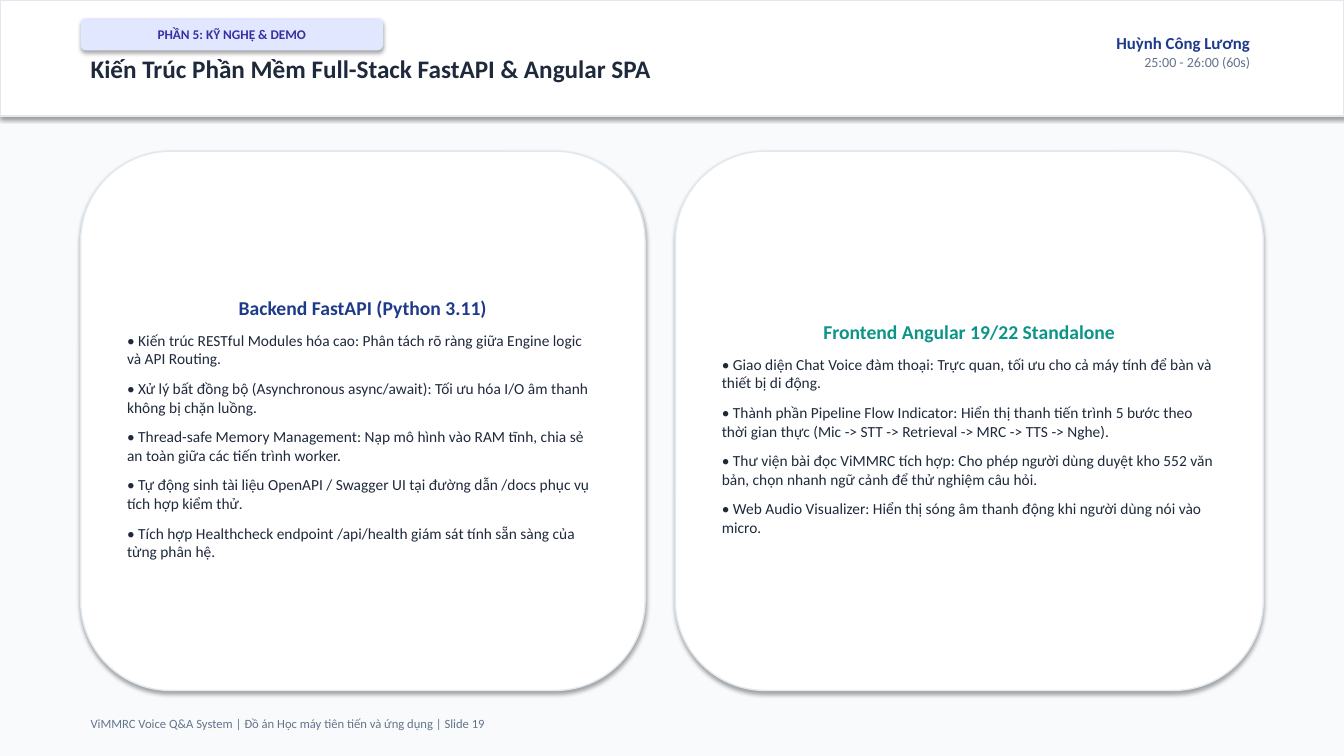
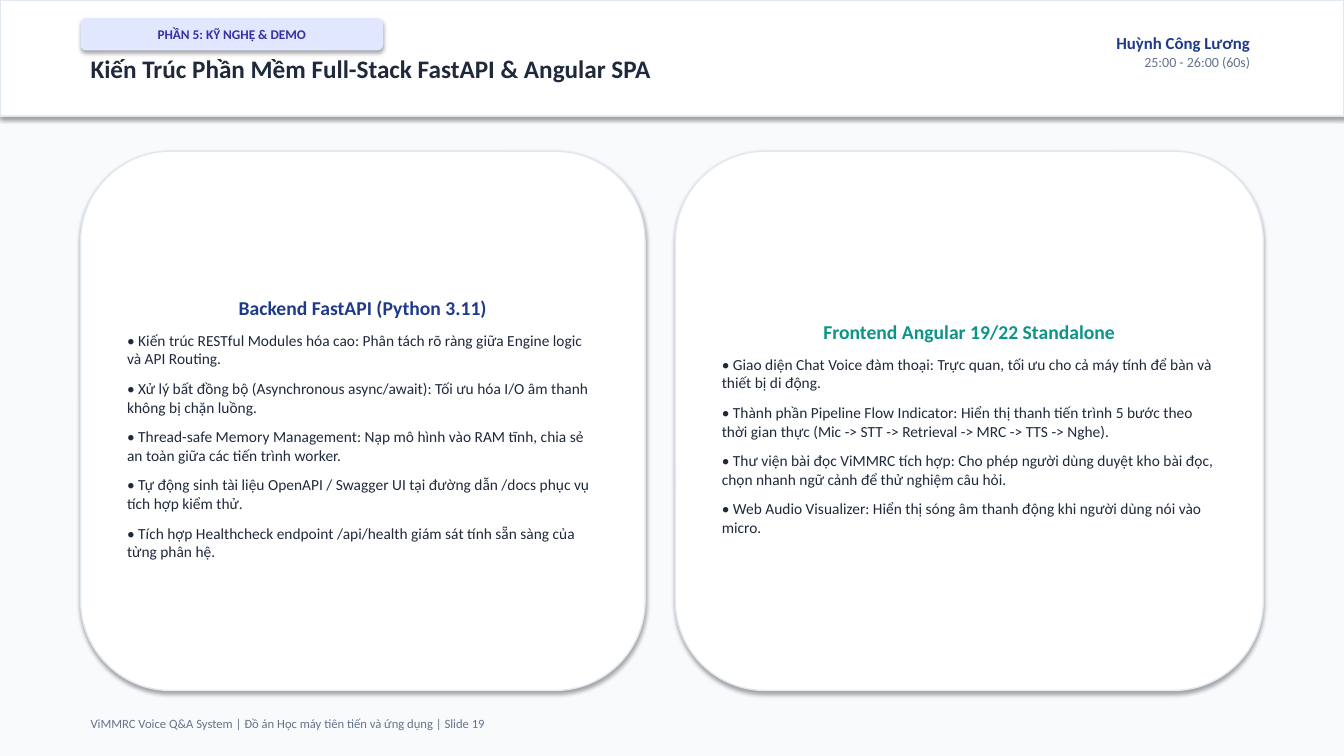
Before and after one commit to ngohuy04022000/vimmrc-qa-voice, a slide deck: slide 19 of docs/ViMMRC_Presentation_30min.pptx. Drawn at 1344x756 pixels with LibreOffice and Linux fonts; fonts in the diff are those of the drawing. Boxes give left, top, right and bottom in pixels: in the first picture for what was removed or moved away, otherwise in the second. Text is boxed around its words. In the diff, an @@ line names an element or a change of style, - is before the commit and + after.

```diff
--- a/docs/ViMMRC_Presentation_30min.pptx
+++ b/docs/ViMMRC_Presentation_30min.pptx
@@ text in rounded rectangle at <box>722,455,1213,488</box>: text changed @@
-• Thư viện bài đọc ViMMRC tích hợp: Cho phép người dùng duyệt kho 552 văn bản, chọn nhanh ngữ cảnh để thử nghiệm câu hỏi.
+• Thư viện bài đọc ViMMRC tích hợp: Cho phép người dùng duyệt kho bài đọc, chọn nhanh ngữ cảnh để thử nghiệm câu hỏi.
```
Also in this commit, not shown: 9 other slides changed, 14 other files.
